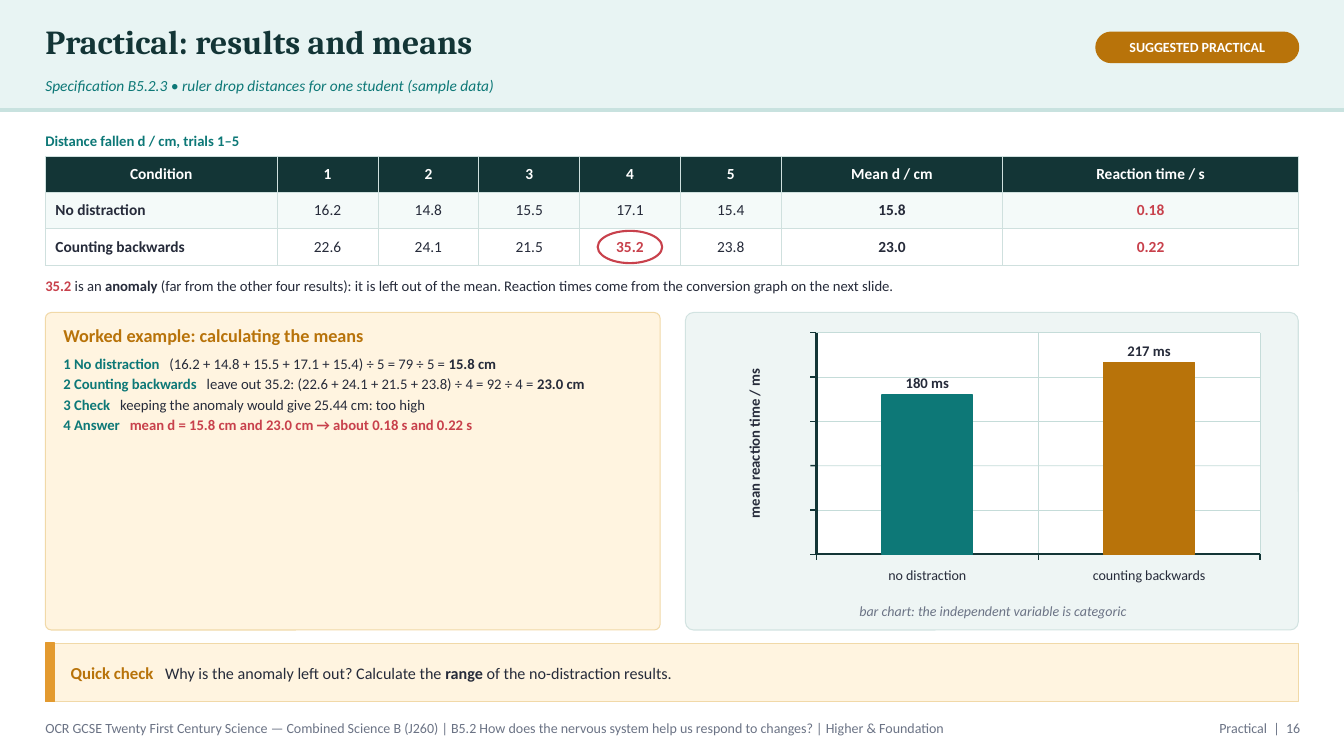
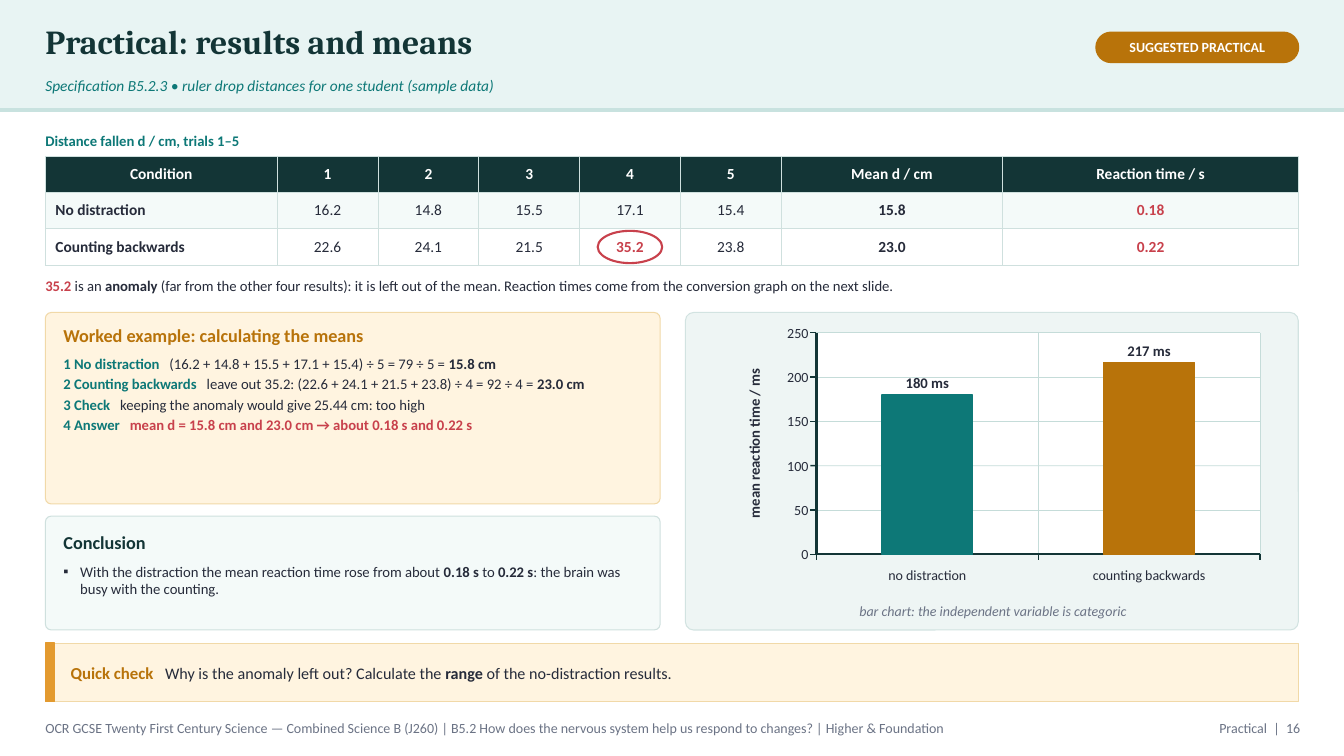
Before and after one commit to pstephenphilip-ship-it/Piri-MBBS, a slide deck: slide 16 of gcse-slides/ocr-biology/OCR21C_B5.2_NervousSystem_Combined.pptx. Drawn at 1344x756 pixels with LibreOffice and Linux fonts; fonts in the diff are those of the drawing. Boxes give left, top, right and bottom in pixels: in the first picture for what was removed or moved away, otherwise in the second. Text is boxed around its words. In the diff, an @@ line names an element or a change of style, - is before the commit and + after.

```diff
--- a/gcse-slides/ocr-biology/OCR21C_B5.2_NervousSystem_Combined.pptx
+++ b/gcse-slides/ocr-biology/OCR21C_B5.2_NervousSystem_Combined.pptx
@@ rounded rectangle: place and size @@
-rounded rectangle at <box>45,313,660,630</box>
+rounded rectangle at <box>45,313,660,504</box>
@@ rounded rectangle at <box>45,313,660,504</box>: proportions changed @@
@@ text added at <box>787,329,808,338</box>, 10 pt, text #262B3A @@
+250
@@ text added at <box>787,373,808,382</box>, 10 pt, text #262B3A @@
+200
@@ text added at <box>787,417,808,426</box>, 10 pt, text #262B3A @@
+150
@@ text added at <box>787,462,808,471</box>, 10 pt, text #262B3A @@
+100
@@ text added at <box>794,506,808,515</box>, 10 pt, text #262B3A @@
+50
@@ rounded rectangle added at <box>45,516,660,630</box>, fill #F4FAF9, outline #CFE0DE 0.75 pt @@
@@ text added at <box>63,536,145,549</box>, 13 pt, text #133536, bold @@
+Conclusion
@@ text added at <box>80,566,620,597</box>, 10.5 pt, text #262B3A @@
+▪ With the distraction the mean reaction time rose from about 0.18 s to 0.22 s: the brain was busy with the counting.
@@ text added at <box>801,550,808,559</box>, 10 pt, text #262B3A @@
+0
```
Also in this commit, not shown: 6 other slides changed, 2 other files.
